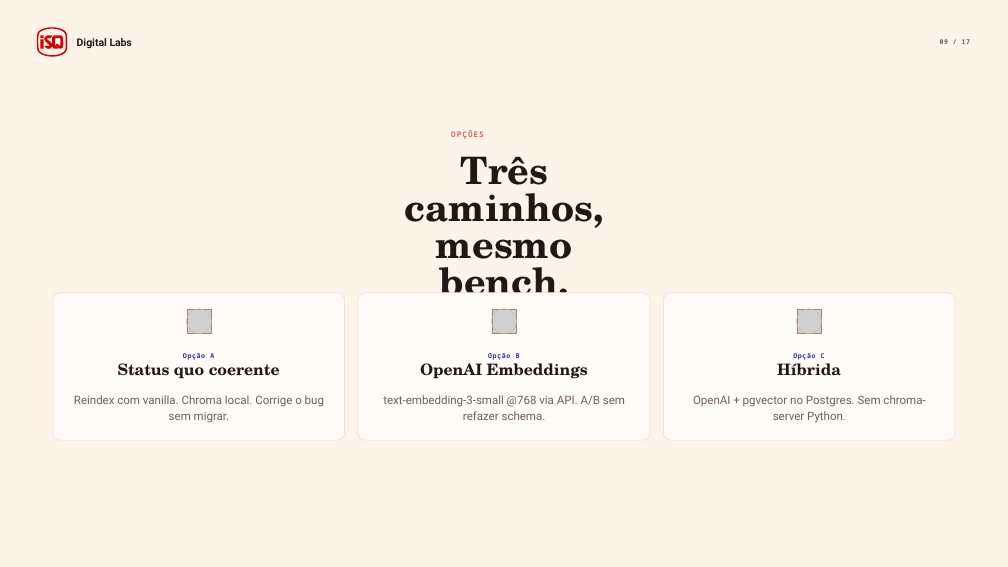
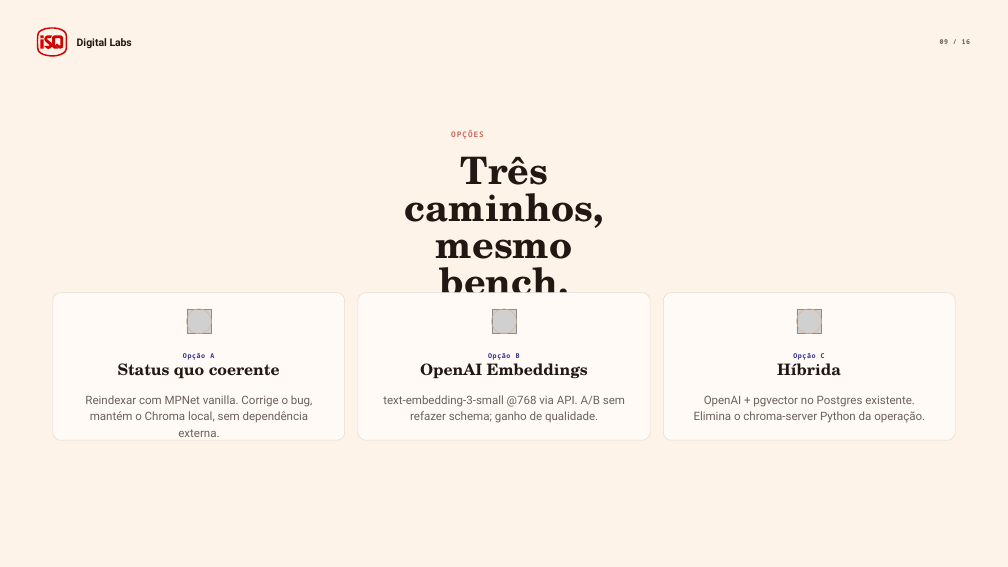
Before and after one commit to dropeko/rag-personal, a slide deck: slide 9 of references/Apresentacao_RAG_2026-06-01.pptx. Drawn at 1008x567 pixels with LibreOffice and Linux fonts; fonts in the diff are those of the drawing; grey boxes stand for pictures. Boxes give left, top, right and bottom in pixels: in the first picture for what was removed or moved away, otherwise in the second. Text is boxed around its words. In the diff, an @@ line names an element or a change of style, - is before the commit and + after.

```diff
--- a/references/Apresentacao_RAG_2026-06-01.pptx
+++ b/references/Apresentacao_RAG_2026-06-01.pptx
@@ text at box(85, 395, 313, 423): text changed @@
-Reindex com vanilla. Chroma local. Corrige o bug sem migrar.
+Reindexar com MPNet vanilla. Corrige o bug, mantém o Chroma local, sem dependência externa.
@@ text at box(383, 395, 625, 423): text changed @@
-text-embedding-3-small @768 via API. A/B sem refazer schema.
+text-embedding-3-small @768 via API. A/B sem refazer schema; ganho de qualidade.
@@ text at box(694, 395, 925, 423): text changed @@
-OpenAI + pgvector no Postgres. Sem chroma-server Python.
+OpenAI + pgvector no Postgres existente. Elimina o chroma-server Python da operação.
```
Also in this commit, not shown: 15 other slides changed, 1 slide removed, 1 other file.
